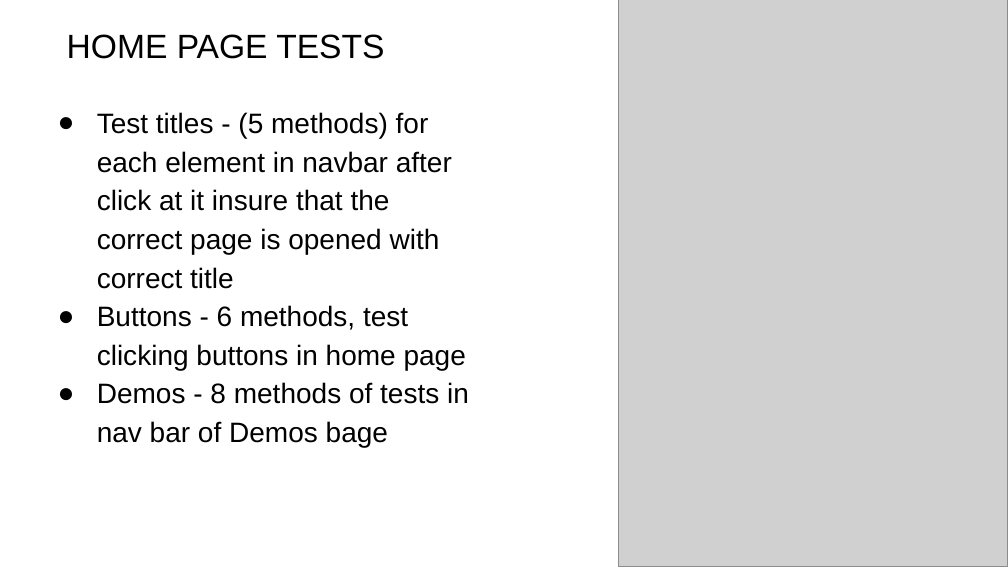
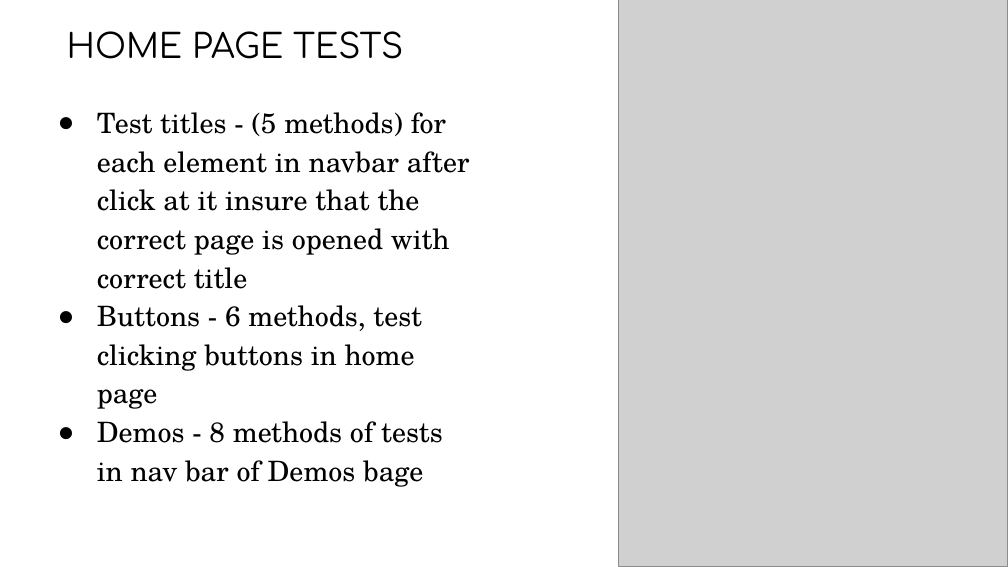
Before and after one commit to samar123419/QA_Automation_middle_project, a slide deck: slide 4 of middle presentation.pptx. Drawn at 1008x567 pixels with LibreOffice and Linux fonts; fonts in the diff are those of the drawing; grey boxes stand for pictures; background and template pictures are left out. Boxes give left, top, right and bottom in pixels: in the first picture for what was removed or moved away, otherwise in the second. Text is boxed around its words. In the diff, an @@ line names an element or a change of style, - is before the commit and + after.

```diff
--- a/middle presentation.pptx
+++ b/middle presentation.pptx
@@ text "HOME PAGE TESTS" at <box>67,31,403,59</box>: font Arial to Comfortaa @@
@@ text "Test titles - (5 methods) ..." at <box>97,112,470,487</box>: font Arial to TeX Gyre Schola @@
```
Also in this commit, not shown: 4 other slides changed.
